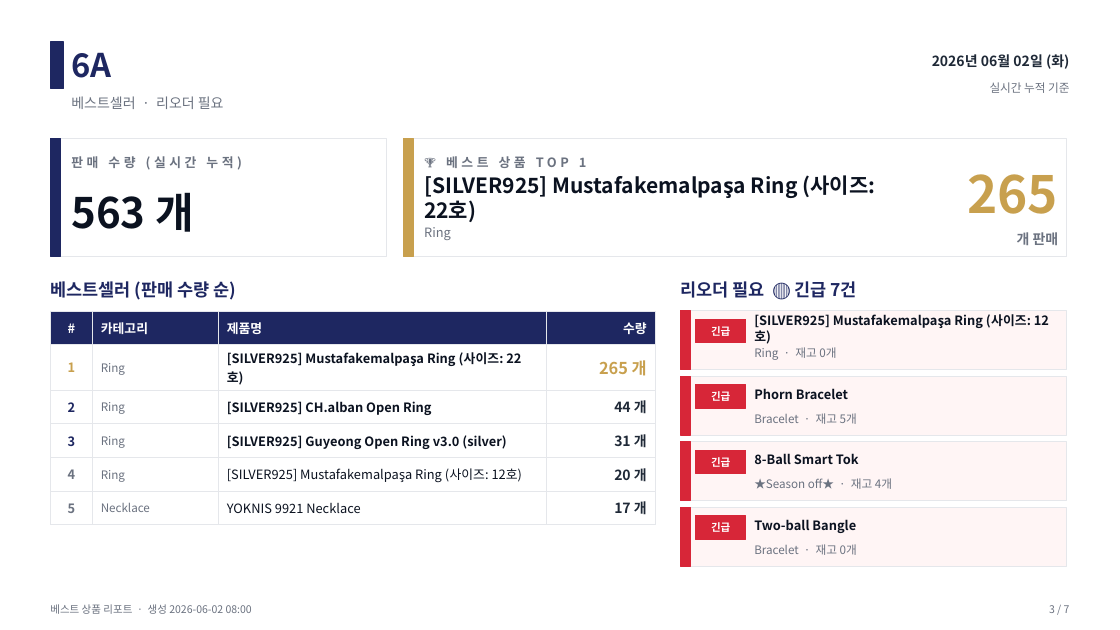
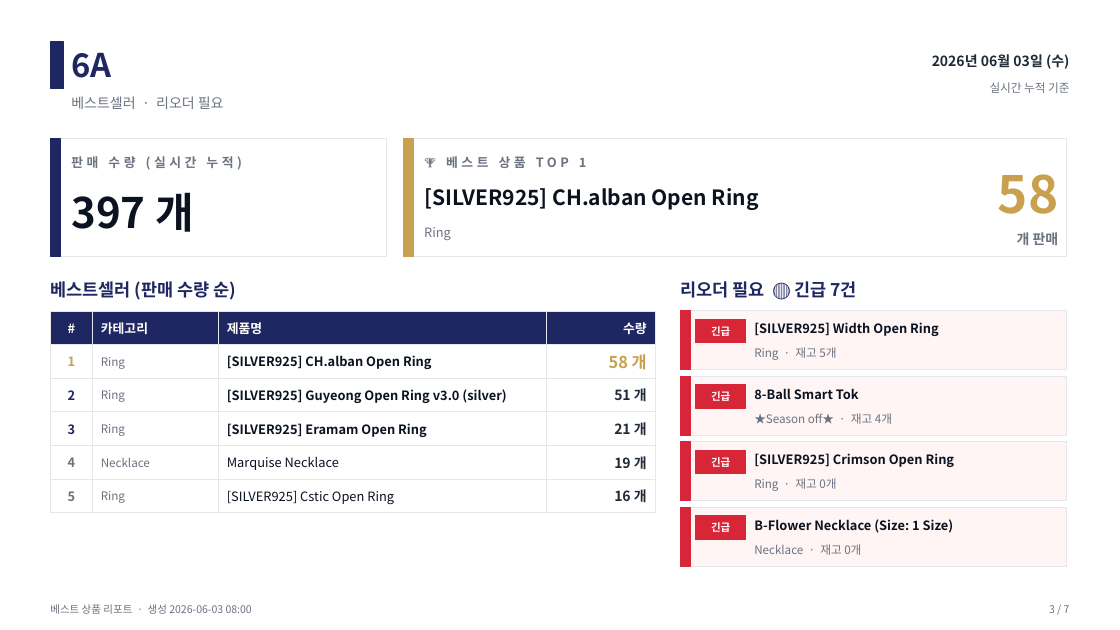
Before and after one commit to j65209/Brightbeed, a slide deck: slide 3 of data/sales-report.pptx. Drawn at 1120x630 pixels with LibreOffice and Linux fonts; fonts in the diff are those of the drawing. Boxes give left, top, right and bottom in pixels: in the first picture for what was removed or moved away, otherwise in the second. Text is boxed around its words. In the diff, an @@ line names an element or a change of style, - is before the commit and + after.

```diff
--- a/data/sales-report.pptx
+++ b/data/sales-report.pptx
@@ text at box(932, 54, 1069, 69): text changed @@
-2026년 06월 02일 (화)
+2026년 06월 03일 (수)
@@ text at box(998, 174, 1059, 214): text changed @@
-265
+58
@@ text at box(71, 192, 194, 232): text changed @@
-563 개
+397 개
@@ text at box(424, 188, 759, 210): text changed @@
-[SILVER925] Mustafakemalpaşa Ring (사이즈: 22호)
+[SILVER925] CH.alban Open Ring
@@ table at box(50, 311, 655, 509) @@
-row 2, column 3: [SILVER925] Mustafakemalpaşa Ring (사이즈: 22호)
+row 2, column 3: [SILVER925] CH.alban Open Ring
-row 2, column 4: 265 개
+row 2, column 4: 58 개
-row 3, column 3: [SILVER925] CH.alban Open Ring
+row 3, column 3: [SILVER925] Guyeong Open Ring v3.0 (silver)
-row 3, column 4: 44 개
+row 3, column 4: 51 개
-row 4, column 3: [SILVER925] Guyeong Open Ring v3.0 (silver)
+row 4, column 3: [SILVER925] Eramam Open Ring
-row 4, column 4: 31 개
+row 4, column 4: 21 개
-row 5: 4 | Ring | [SILVER925] Mustafakemalpaşa Ring (사이즈: 12호) | 20 개
+row 5: 4 | Necklace | Marquise Necklace | 19 개
-row 6: 5 | Necklace | YOKNIS 9921 Necklace | 17 개
+row 6: 5 | Ring | [SILVER925] Cstic Open Ring | 16 개
@@ text at box(754, 322, 939, 336): text changed @@
-[SILVER925] Mustafakemalpaşa Ring (사이즈: 12호)
+[SILVER925] Width Open Ring
@@ text at box(754, 347, 836, 360): text changed @@
-Ring · 재고 0개
+Ring · 재고 5개
@@ text "8-Ball Smart Tok": place and size @@
-text "8-Ball Smart Tok" at box(754, 453, 859, 464)
+text "8-Ball Smart Tok" at box(754, 388, 859, 399)
@@ text removed at box(754, 388, 848, 399) @@
-Phorn Bracelet
@@ text at box(754, 413, 892, 424): text changed @@
-Bracelet · 재고 5개
+★Season off★ · 재고 4개
@@ text at box(754, 478, 836, 491): text changed @@
-★Season off★ · 재고 4개
+Ring · 재고 0개
@@ text added at box(754, 453, 955, 467), 11 pt, text #0B1220, bold @@
+[SILVER925] Crimson Open Ring
@@ text at box(754, 519, 954, 533): text changed @@
-Two-ball Bangle
+B-Flower Necklace (Size: 1 Size)
@@ text at box(754, 544, 861, 555): text changed @@
-Bracelet · 재고 0개
+Necklace · 재고 0개
```
Also in this commit, not shown: 6 other slides changed.
